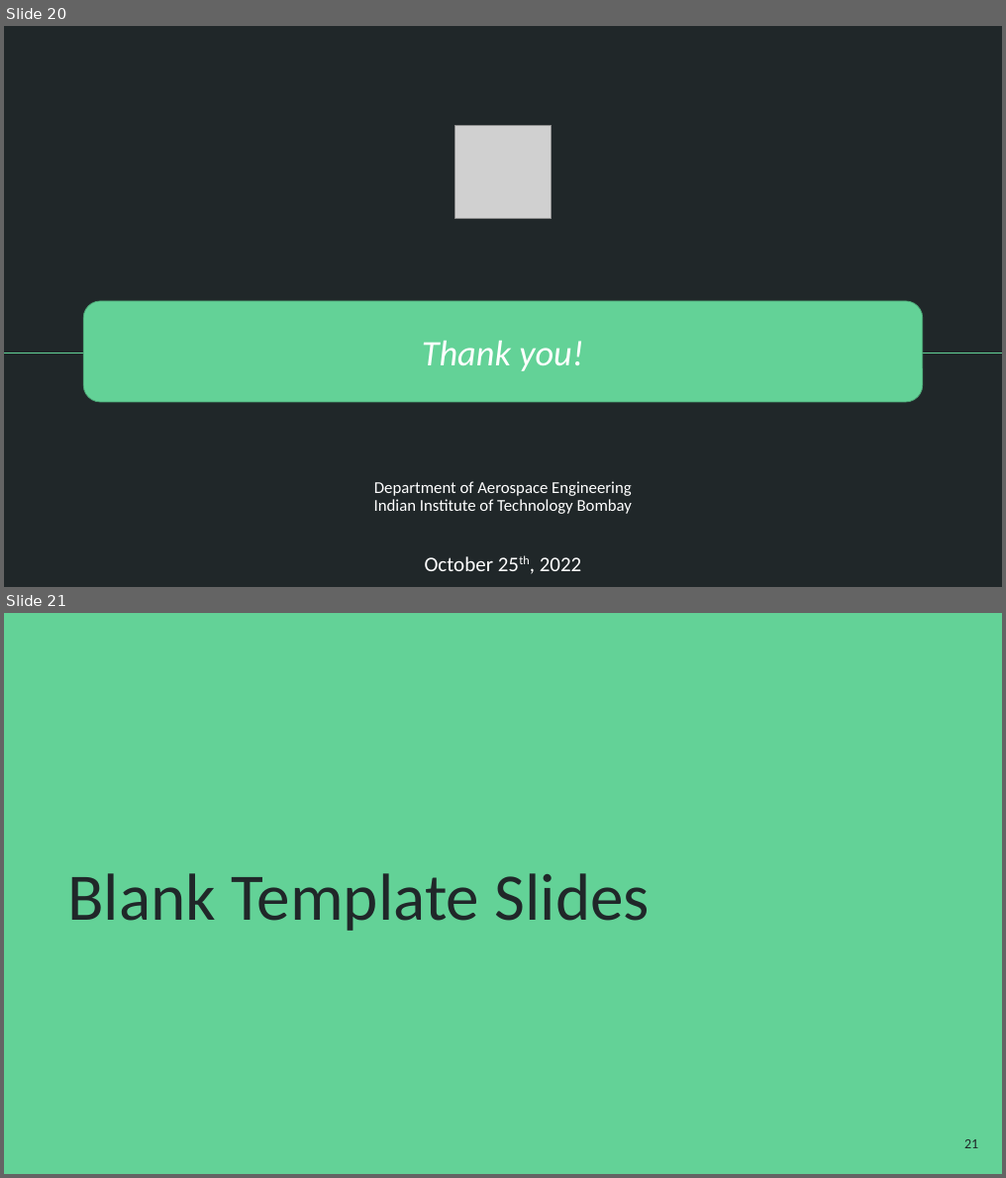
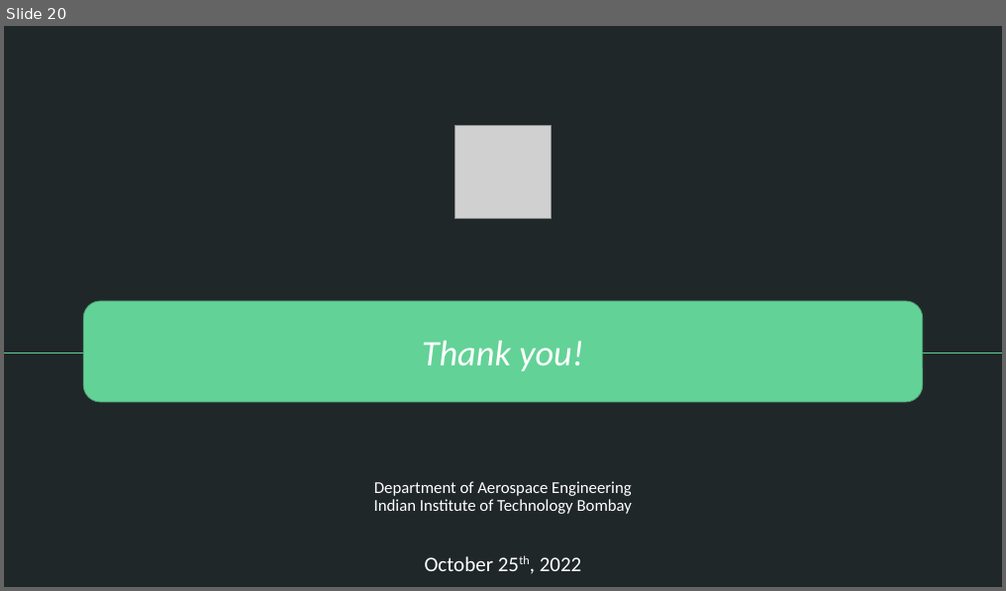
Before and after one commit to Prajwal-Prathiksh/ddp-thesis, a slide deck: report/DDP Stage I - 2022.pptx. Shown one above the other, each under a label of ours: slides 20 and 21 before the commit, slide 20 after it. The pictures are 1006x1178 and 1006x591 pixels, drawn with LibreOffice and Linux fonts; fonts in the diff are those of the drawing; grey boxes stand for pictures. Boxes give left, top, right and bottom in pixels: in the first picture for what was removed or moved away, otherwise in the second. Text is boxed around its words. In the diff, an @@ line names an element or a change of style, - is before the commit and + after.

```diff
--- a/report/DDP Stage I - 2022.pptx
+++ b/report/DDP Stage I - 2022.pptx
@@ slide 21 removed at box(4, 613, 1002, 1174), background #63D297 @@
@@ title removed at box(67, 873, 649, 931) @@
-Blank Template Slides
@@ page number removed at box(964, 1140, 978, 1149) @@
-21
```
Also in this commit, not shown: 3 slides changed, 2 slides added, 4 other slides removed.
